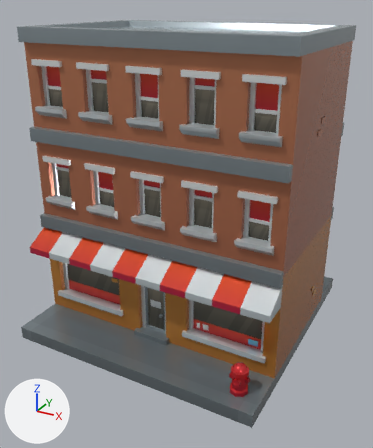
The glTF model model_3d/Building1/Building.glb, before and after one commit.
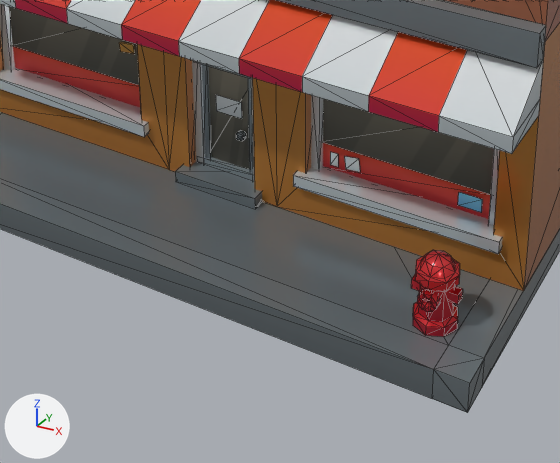
Each version is shown whole from a 50 mm lens placed at (1.85, -3.41, 2.54), pointed at (0.04, -0.12, 0.89), then close up on the part from 17% to 78% of the width and 58% to 100% of the height. The lights are fixed; the arrows at lower left show +X, +Y and +Z. The close-ups show mesh edges as thin lines. Where no turn or scale is listed for an object, it has been applied to the vertices. Vertices at the same position are counted once.

Objects in the first close-up: 'building_E'.
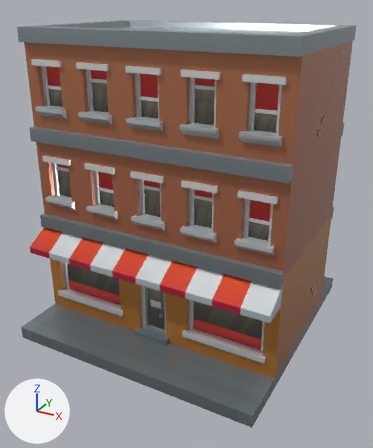
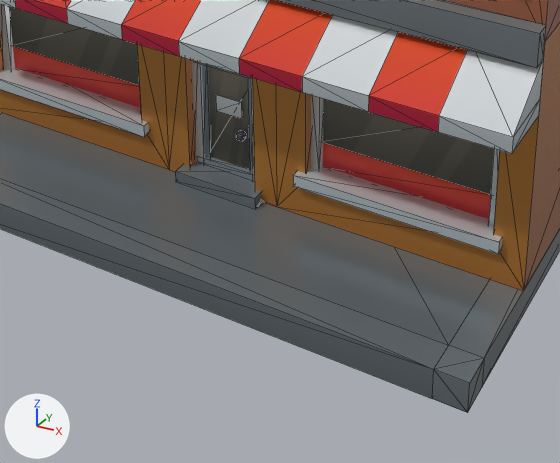
Location of each change, (x1, y1, x2, y2) in pixels of the close-ups (560 x 463 px):
part 1 of me_building_e, deleted (red): before (119, 42, 482, 337)

The edits, one by one:
me_building_e is used by ob_building_e; location (0.0, 0.0, 0.0).
me_building_e had 1123 vertices, 1356 faces and spanned x -1.0..1.0, y -1.0..1.0, z 0.0..2.35.
me_building_e now has 887 vertices, 998 faces and spans x -1.0..1.0, y -1.0..1.0, z 0.0..2.35.
me_building_e part 1: 15 loose pieces with 236 vertices, spanning x -0.84..0.9, y -0.9..0.98, z 0.1..0.57, are deleted.
